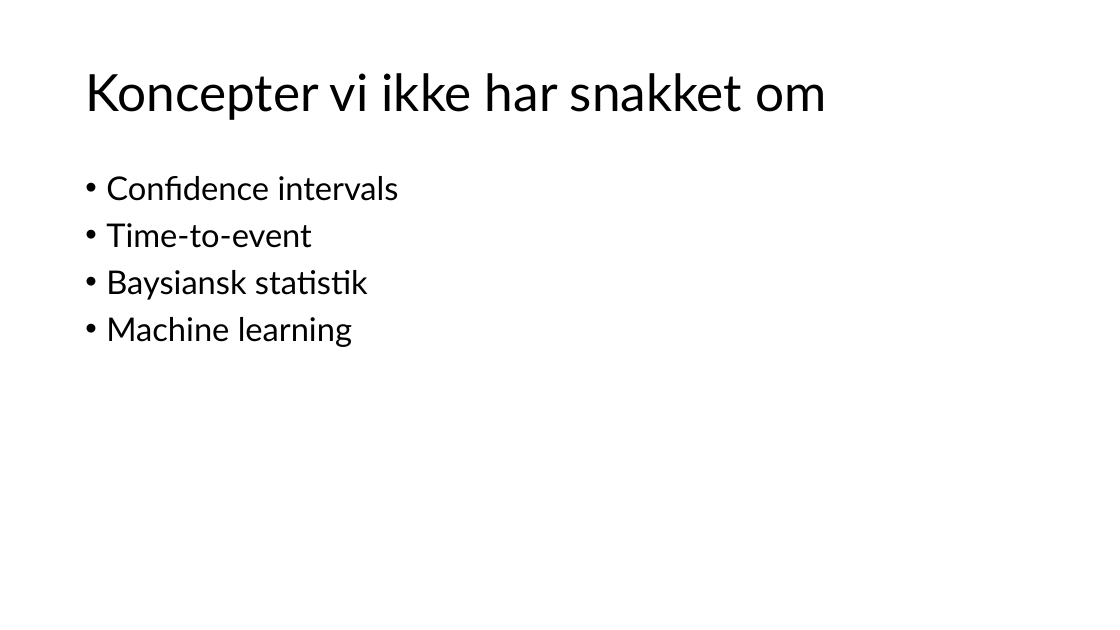
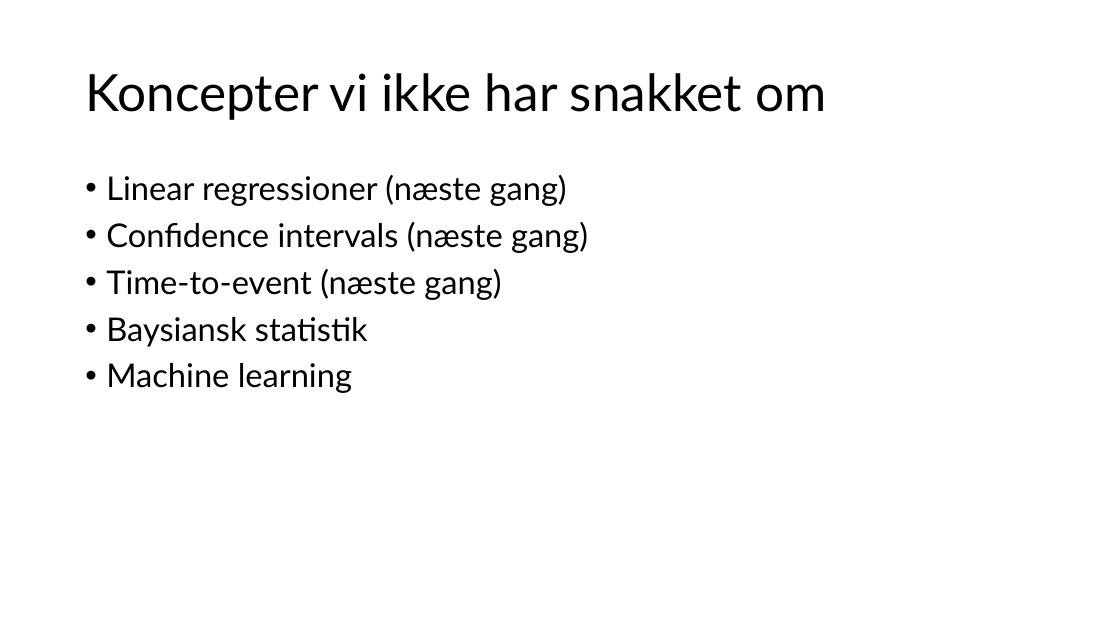
Before and after one commit to philsperling/basicR, a slide deck: slide 30 of Basic R - day 2.pptx (slide 27 before the commit). Drawn at 1120x630 pixels with LibreOffice and Linux fonts; fonts in the diff are those of the drawing. Boxes give left, top, right and bottom in pixels: in the first picture for what was removed or moved away, otherwise in the second. Text is boxed around its words. In the diff, an @@ line names an element or a change of style, - is before the commit and + after.

```diff
--- a/Basic R - day 2.pptx
+++ b/Basic R - day 2.pptx
@@ text at (x1=106, y1=175, x2=588, y2=300): text changed @@
-• Confidence intervals
-• Time-to-event
+• Linear regressioner (næste gang)
+• Confidence intervals (næste gang)
+• Time-to-event (næste gang)
```
Also in this commit, not shown: 1 other slide changed, 4 slides added, 1 slide removed.
